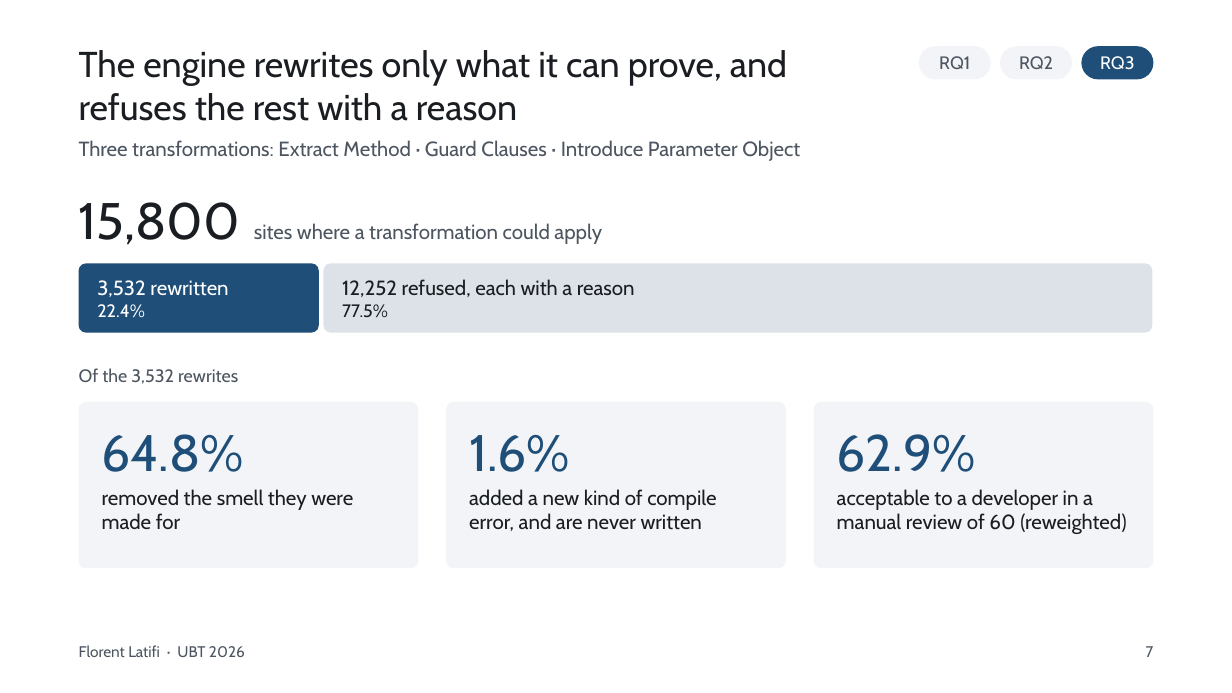
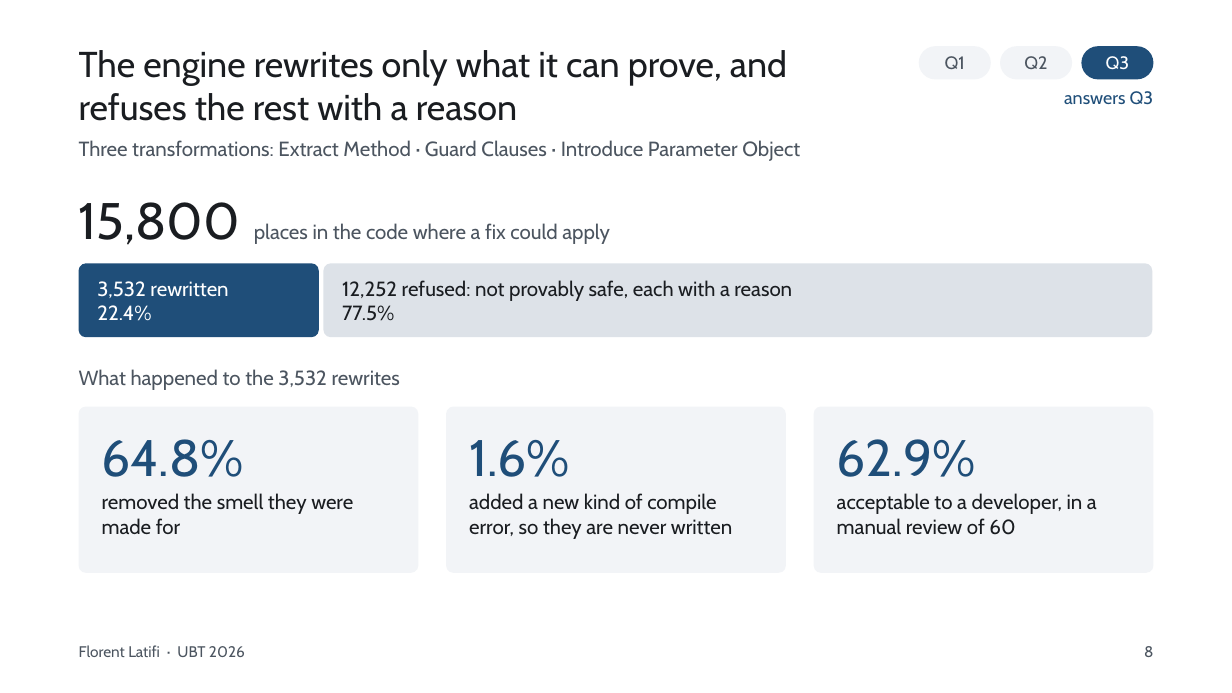
Before and after one commit to FlorentLatifi/Code-Smell-Detection-and-Refactoring-Recommendations, a slide deck: slide 8 of docs/konferenca/UBT2026_Florent_Latifi.pptx (slide 7 before the commit). Drawn at 1232x693 pixels with LibreOffice and Linux fonts; fonts in the diff are those of the drawing. Boxes give left, top, right and bottom in pixels: in the first picture for what was removed or moved away, otherwise in the second. Text is boxed around its words. In the diff, an @@ line names an element or a change of style, - is before the commit and + after.

```diff
--- a/docs/konferenca/UBT2026_Florent_Latifi.pptx
+++ b/docs/konferenca/UBT2026_Florent_Latifi.pptx
@@ text in rounded rectangle at (945,56,965,69): text changed @@
-RQ1
+Q1
@@ text in rounded rectangle at (1024,56,1047,69): text changed @@
-RQ2
+Q2
@@ text in rounded rectangle at (1106,56,1130,70): text changed @@
-RQ3
+Q3
@@ text added at (1064,91,1154,105), 14 pt, text #1F4E79 @@
+answers Q3
@@ text at (79,202,610,245): text changed @@
-15,800 sites where a transformation could apply
+15,800 places in the code where a fix could apply
@@ rounded rectangle "3,532 rewritten": place and size @@
-rounded rectangle "3,532 rewritten" at (79,263,319,333)
+rounded rectangle "3,532 rewritten" at (79,263,319,337)
@@ rounded rectangle "3,532 rewritten" at (79,263,319,337): proportions changed @@
@@ rounded rectangle "12,252 refused: not provably safe, ..." at (323,263,1153,337): proportions changed @@
@@ rounded rectangle "12,252 refused: not provably safe, ...": place and size @@
-rounded rectangle "12,252 refused: not provably safe, ..." at (323,263,1153,333)
+rounded rectangle "12,252 refused: not provably safe, ..." at (323,263,1153,337)
@@ text in rounded rectangle at (342,280,792,301): text changed @@
-12,252 refused, each with a reason
+12,252 refused: not provably safe, each with a reason
@@ text in rounded rectangle at (97,305,151,321): size 14 to 16 pt in "22.4%" @@
@@ text in rounded rectangle at (342,305,394,321): size 14 to 16 pt in "77.5%" @@
@@ text at (79,369,400,390): text changed; size 14 to 16 pt @@
-Of the 3,532 rewrites
+What happened to the 3,532 rewrites
@@ 3 rounded rectangles, 1 text: place and size @@
-3 rounded rectangles, 1 text at (79,402,1154,568)
+3 rounded rectangles, 1 text at (79,407,1154,573)
@@ text at (469,493,732,539): text changed @@
-added a new kind of compile error, and are never written
+added a new kind of compile error, so they are never written
@@ text at (837,493,1097,535): text changed @@
-acceptable to a developer in a manual review of 60 (reweighted)
+acceptable to a developer, in a manual review of 60
@@ text at (1144,646,1153,657): text changed @@
-7
+8
```
Also in this commit, not shown: 15 other slides changed, 1 slide added, 4 other files.
